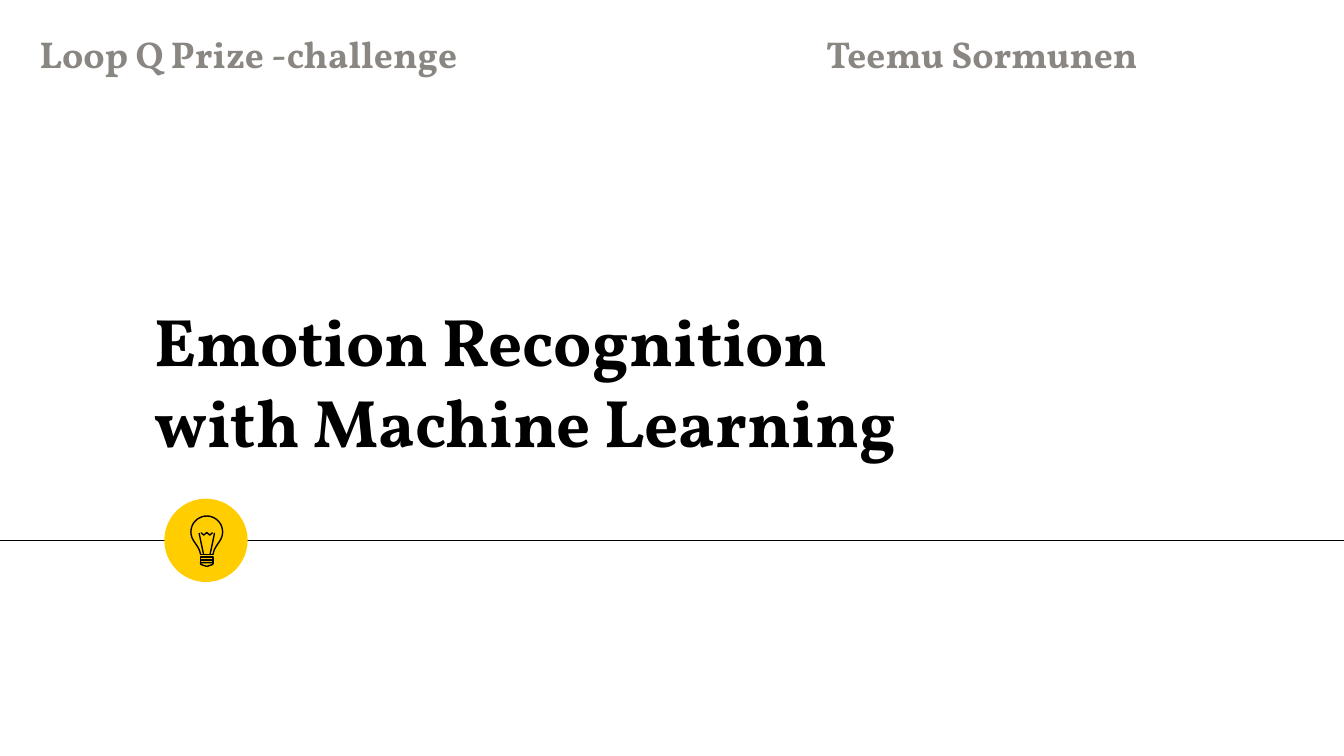
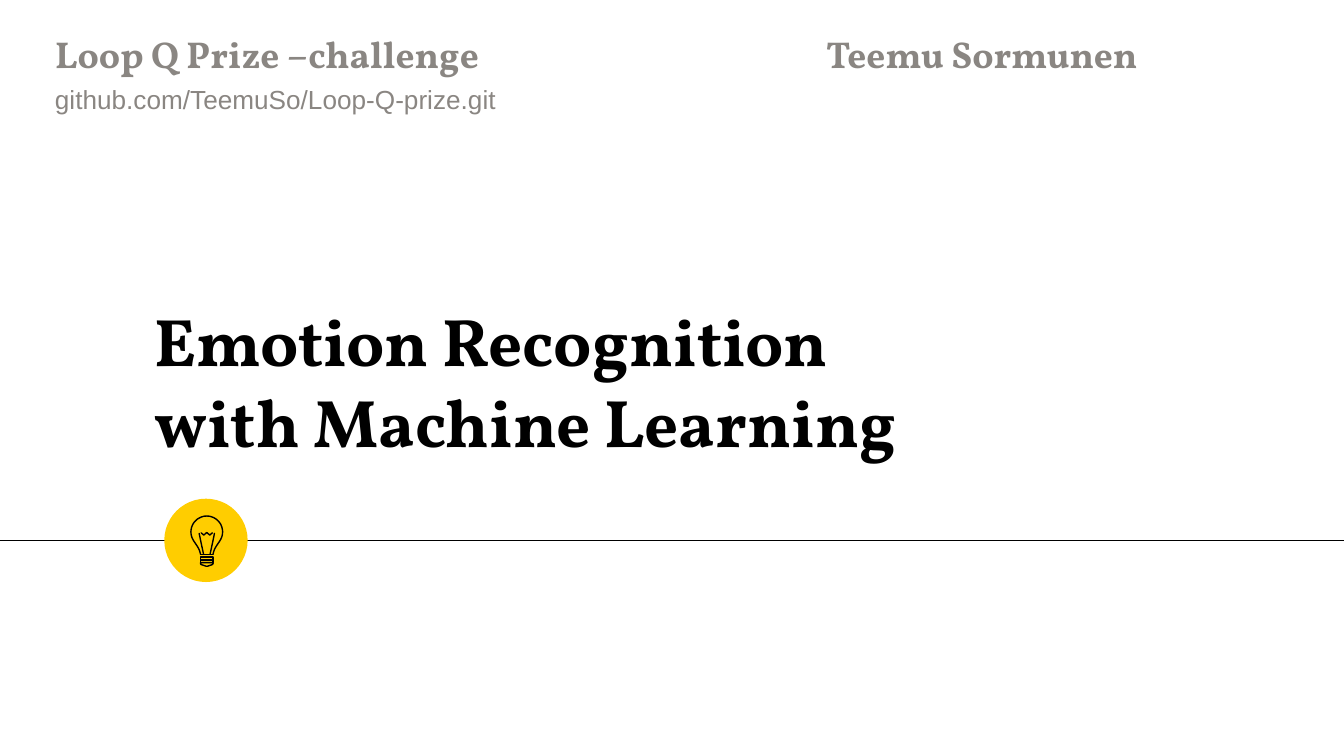
Before and after one commit to TeemuSo/Loop-Q-prize, a slide deck: slide 1 of reports/Sormunen, Teemu_Overview.pptx. Drawn at 1344x756 pixels with LibreOffice and Linux fonts; fonts in the diff are those of the drawing. Boxes give left, top, right and bottom in pixels: in the first picture for what was removed or moved away, otherwise in the second. Text is boxed around its words. In the diff, an @@ line names an element or a change of style, - is before the commit and + after.

```diff
--- a/reports/Sormunen, Teemu_Overview.pptx
+++ b/reports/Sormunen, Teemu_Overview.pptx
@@ text at (55,41,479,77): text changed @@
-Loop Q Prize -challenge
+Loop Q Prize –challenge
@@ text added at (55,90,496,115), 14 pt, text #8A8682 @@
+github.com/TeemuSo/Loop-Q-prize.git
```
Also in this commit, not shown: 16 other slides changed, 1 slide added.
